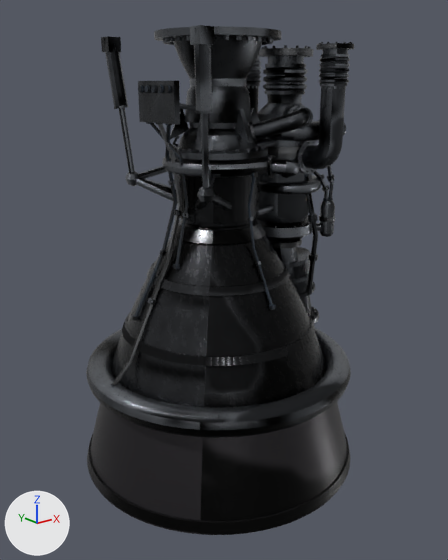
One commit to the Blender file assets/blender/eng_kerolox_giant.blend: the scene before it, then after it.
Rendered twice from a 50 mm lens placed at (-4.87, -6.2, 5.0), pointed at (0.01, -0.1, 2.56). Arrows for +X, +Y and +Z are at lower left; the lights stay in place. The first picture is the older version. Objects named as collision shapes, trigger or cutter boxes, shadow casters or lower levels of detail are left out.

Script lines for the objects in view, before the commit:
```python
ob_eng_kerolox_giant_lod0 = bpy.data.objects.new('eng_kerolox_giant_LOD0', me_eng_kerolox_giant_lod0)
ob_eng_kerolox_giant_lod0.parent = ob_eng_kerolox_giant
ob_eng_kerolox_giant_lod0.location = (0.0, 0.0, 0.0)
```
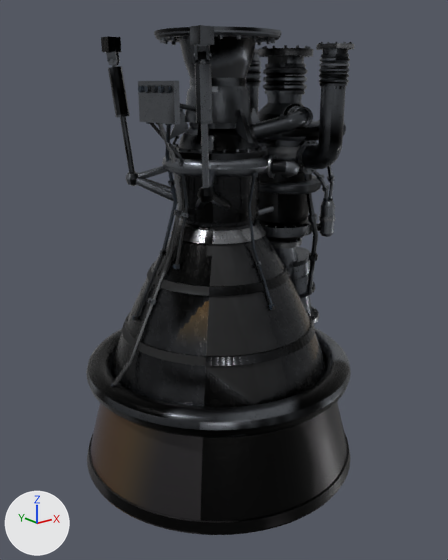
Pixel boxes (x1, y1, x2, y2) of what changed, in the pictures (448 x 560 px):
'eng_kerolox_giant_LOD0', recoloured, reshaped
    both: (86, 25, 354, 535)
part 1 of me_eng_kerolox_giant_lod0, added
    after: (155, 30, 280, 36)
part 2 of me_eng_kerolox_giant_lod0, deleted
    before: (104, 27, 273, 114)
part 3 of me_eng_kerolox_giant_lod0, reshaped
    before: (105, 34, 281, 111)
    after: (106, 32, 280, 124)
part 4 of me_eng_kerolox_giant_lod0, surface changed
    both: (120, 26, 281, 188)
part 5 of me_eng_kerolox_giant_lod0, recoloured
    both: (154, 26, 321, 223)

Diff of the bpy script that builds the scene:
```diff
--- a/assets/blender/eng_kerolox_giant.blend.py
+++ b/assets/blender/eng_kerolox_giant.blend.py
@@ mat_nozzle_hot @@
 mat_nozzle_hot = bpy.data.materials.new('nozzle_hot')
-# nodes: BsdfPrincipled, MapRange x3, Mapping, Math x6, Mix x4, NormalMap, OutputMaterial, SeparateColor x3, TexImage x4, UVMap x2, ValToRGB, VertexColor
-# colours: dark grey #4f5155, brown #c4aa6f, brown #956c45, blue #595586, mixed with the vertex colours
+# nodes: BsdfPrincipled, MapRange x4, Mapping, Math x8, Mix x4, NormalMap, OutputMaterial, SeparateColor x2, TexImage x4, UVMap x2, ValToRGB
+# colours: dark grey #4f5155, brown #957e50, brown #815d38, dark blue #55507c
 # uses the picture img_eng_kerolox_giant_lod1_mask_png
@@ mat_nozzle_radiative @@
 mat_nozzle_radiative = bpy.data.materials.new('nozzle_radiative')
-# nodes: BsdfPrincipled, MapRange x3, Mapping, Math x6, Mix x4, NormalMap, OutputMaterial, SeparateColor x3, TexImage x4, UVMap x2, ValToRGB, VertexColor
-# colours: dark grey #58555a, brown #c4aa6f, brown #956c45, blue #595586, mixed with the vertex colours
+# nodes: BsdfPrincipled, MapRange x4, Mapping, Math x8, Mix x4, NormalMap, OutputMaterial, SeparateColor x2, TexImage x4, UVMap x2, ValToRGB
+# colours: dark grey #5e5b5e, brown #957e50, brown #815d38, dark blue #55507c
 # uses the picture img_eng_kerolox_giant_lod1_mask_png
@@ mat_engine_metal_satin @@
+mat_engine_metal_satin = bpy.data.materials.new('engine_metal_satin')
+# colours: grey #7e838a
+# uses the picture img_eng_kerolox_giant_lod1_mask_png
+# uses the picture img_engine_metal_satin_albedo_jpg
+# uses the picture img_engine_metal_satin_normal_png
+# uses the picture img_engine_metal_satin_orm_jpg
@@ mat_nozzle_inner @@
+mat_nozzle_inner = bpy.data.materials.new('nozzle_inner')
+# colours: orange #b57a45, brown #957e50, brown #815d38, dark blue #55507c
+# uses the picture img_eng_kerolox_giant_lod1_mask_png
+# uses the picture img_nozzle_inner_albedo_jpg
+# uses the picture img_nozzle_inner_normal_png
+# uses the picture img_nozzle_inner_orm_jpg
@@ me_eng_kerolox_giant_lod0 @@
 # used by ob_eng_kerolox_giant_lod0; parent = ob_eng_kerolox_giant; location = (0.0, 0.0, 0.0)
-me_eng_kerolox_giant_lod0.from_pydata(...)  # 41790 vertices, 25565 faces; spans x -1.87..1.87, y -1.87..1.87, z 0.0..5.6
+me_eng_kerolox_giant_lod0.from_pydata(...)  # 42637 vertices, 25965 faces; spans x -1.87..1.87, y -1.87..1.87, z 0.0..5.6
+# me_eng_kerolox_giant_lod0 part 1: the loose piece of 56 vertices spanning x -0.75..0.75, y -0.75..0.75, z 5.52..5.6 is copied, and the copy is scaled about its middle by (0.987, 0.987, 0.25), then moved by (0.0, 0.0, -0.01), in mat_engine_metal_satin; it spans x -0.74..0.74, y -0.74..0.74, z 5.54..5.56
+# me_eng_kerolox_giant_lod0 part 2: 72 loose pieces with 1084 vertices, spanning x -1.01..0.63, y -1.01..1.01, z 3.8..5.55, are deleted
+# me_eng_kerolox_giant_lod0 part 3: 181 vertices moved from x -0.98..0.75, y -0.89..0.98, z 4.74..5.52 to x -0.98..0.75, y -0.88..0.98, z 4.64..5.56; 600 vertices removed from x -1.0..0.75, y -1.0..1.0, z 4.74..5.52; 2337 vertices added at x -1.0..0.74, y -1.0..1.0, z 4.62..5.56
+# me_eng_kerolox_giant_lod0 part 4: 203 kept faces spanning x -0.88..0.75, y -0.88..0.88, z 3.86..5.6 get new texture (UV) coordinates
+# me_eng_kerolox_giant_lod0 part 5: 804 faces spanning x -0.75..1.69, y -0.75..0.75, z 3.1..5.6 switch from mat_engine_metal to mat_engine_metal_satin
+# other edits to the shape of me_eng_kerolox_giant_lod0 do not show in these pictures
 me_eng_kerolox_giant_lod0.materials.append(mat_nozzle_hot)
@@ me_eng_kerolox_giant_lod0 @@
 me_eng_kerolox_giant_lod0.materials.append(mat_nozzle_radiative)
+me_eng_kerolox_giant_lod0.materials.append(mat_nozzle_inner)
```
